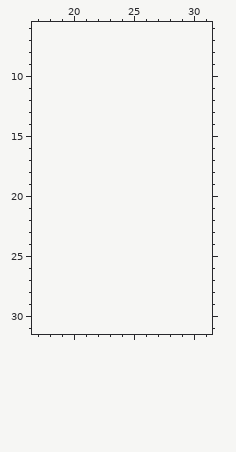
Pixel-art file: SlowJam/Assets/Art/PRUEBA_MONJE.aseprite. The first picture shows the starting point.
16x32 pixels, 1 frame. Colours within 5 levels of each other are drawn and written as one. Shown: x 17..31, y 6..31. The old version is drawn lined up with the new one, on the new canvas. The commit also changed other parts of the picture, which this record leaves out.
Now the later version:
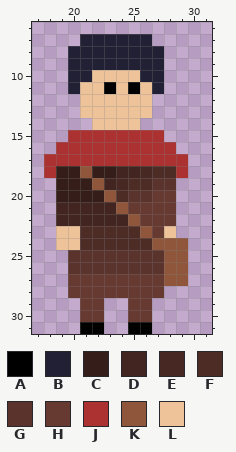
Palette (. is transparent): A #000000  B #222034  C #351d19  D #422520  E #482822  F #4e2c26  G #5a332c  H #663931  J #ac3232  K #8f563b  L #eec39a
The edit:
canvas 16x32 -> 128x32
@@ x 17..31 @@
  6 ...............
- 7 ...............
- 8 ...............
- 9 ...............
-10 ...............
-11 ...............
-12 ...............
-13 ...............
-14 ...............
-15 ...............
-16 ...............
-17 ...............
-18 ...............
-19 ...............
-20 ...............
-21 ...............
-22 ...............
-23 ...............
-24 ...............
-25 ...............
-26 ...............
-27 ...............
-28 ...............
-29 ...............
-30 ...............
-31 ...............
+ 7 ....BBBBBB.....
+ 8 ...BBBBBBBB....
+ 9 ...BBBBBBBB....
+10 ...BBLLLLBB....
+11 ...BLLALALB....
+12 ....LLLLLL.....
+13 ....LLLLLL.....
+14 .....LLLL......
+15 ...JJJJJJJJ....
+16 ..JJJJJJJJJJ...
+17 .JJJJJJJJJJJJ..
+18 .JCCKCCDDEFFJ..
+19 ..CCCKDEFFGG...
+20 ..CCCCKFGGHH...
+21 ..DDDDDKHHHH...
+22 ..DDDDDDKHHH...
+23 ..LLFFFFFKHL...
+24 ..LLFFFFFFKKK..
+25 ...GGGGGGGGKK..
+26 ...GGGGGGGGKK..
+27 ...HHHHHHHHKK..
+28 ...HHHHHHHH....
+29 ....HH..HH.....
+30 ....HH..HH.....
+31 ....AA..AA.....
Where, in picture pixels (left, top, right, bottom), the same in both pictures:
added: (44, 34, 188, 334)
